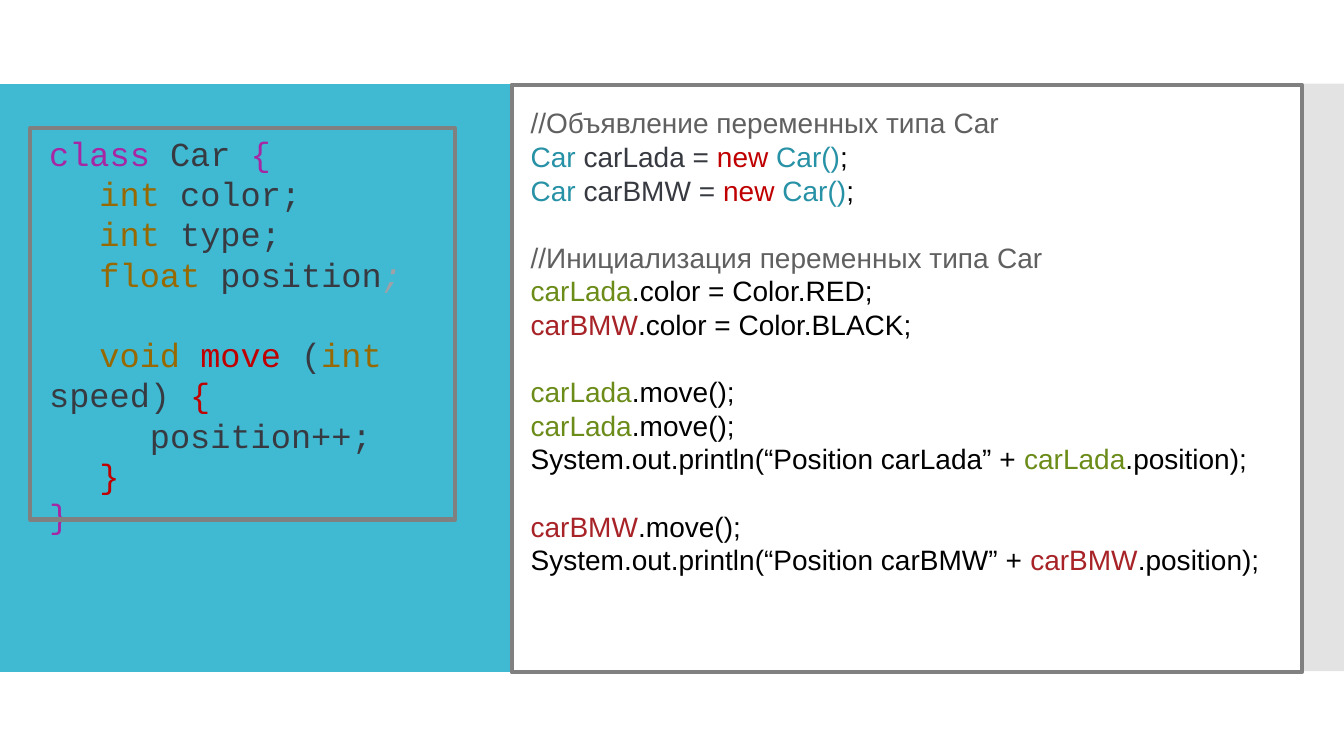
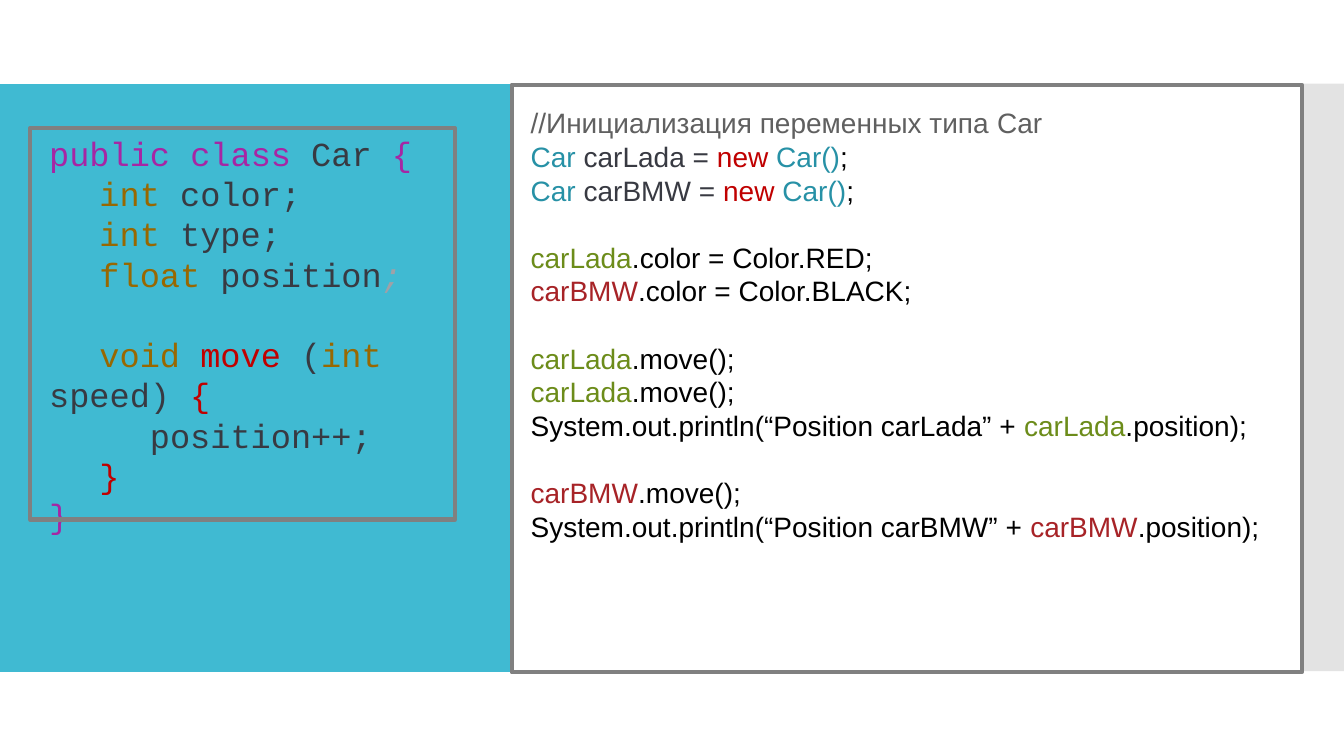
Before and after one commit to IriEfremova/LessonsCube, a slide deck: slide 17 of Samsung/Lesson10/OOP.pptx (slide 16 before the commit). Drawn at 1344x756 pixels with LibreOffice and Linux fonts; fonts in the diff are those of the drawing. Boxes give left, top, right and bottom in pixels: in the first picture for what was removed or moved away, otherwise in the second. Text is boxed around its words. In the diff, an @@ line names an element or a change of style, - is before the commit and + after.

```diff
--- a/Samsung/Lesson10/OOP.pptx
+++ b/Samsung/Lesson10/OOP.pptx
@@ text at [531, 112, 1042, 139]: text changed @@
-//Объявление переменных типа Car
+//Инициализация переменных типа Car
@@ text at [49, 141, 372, 173]: text changed @@
-class Car {
+public class Car {
@@ text at [531, 247, 1042, 273]: paragraph removed @@
-//Инициализация переменных типа Car
```
Also in this commit, not shown: 7 other slides changed, 4 slides added, 4 other files.
